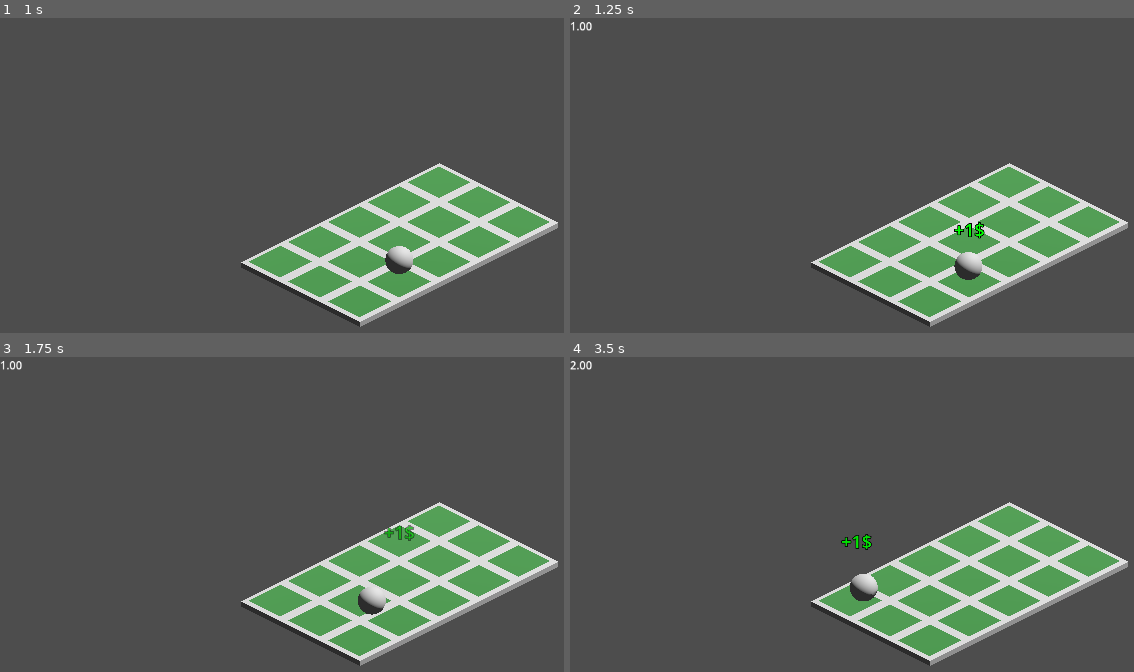
Above: before the commit, frames 1-4 (two rows, left to right).
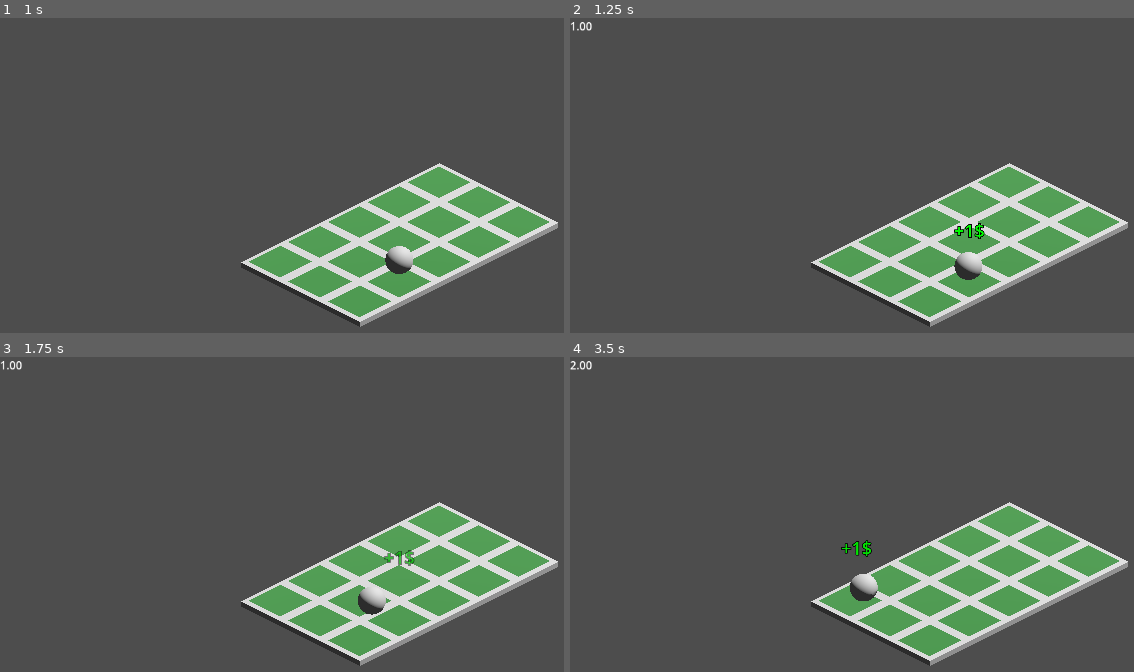
Above: after the commit, the same moments.

Repository: Scrawach/loop-hoop
Game: Godot game, scene res://root.tscn
Two runs of this game, one before a commit and one after it. Both use one fixed random seed, a clock stepped at 60 frames per second and the inputs below.
Inputs:
- Up to frame 1 (1 s): no input
- Up to frame 2 (1.25 s): no input
- Up to frame 3 (1.75 s): no input
- Up to frame 4 (3.5 s): no input

Frame 1 is identical in both runs. In frame 2, less than 0.1% of the frame differs, in the area x 68-74%, y 64-71%; in frame 3, 0.3%, in the area x 68-74%, y 53-67%; in frame 4, 0.2%.

Commit message:
chore: add raw/ folder to gitignore, change add money label speed up

Diff:
--- a/src/loop-hoop/meta/money/ui/add_money_label.tscn
+++ b/src/loop-hoop/meta/money/ui/add_money_label.tscn
@@ -9,3 +9,4 @@
 text = "+1$"
 font_size = 64
 script = ExtResource("1_b0gis")
+speed = 0.5
Not shown, added: .gitignore
